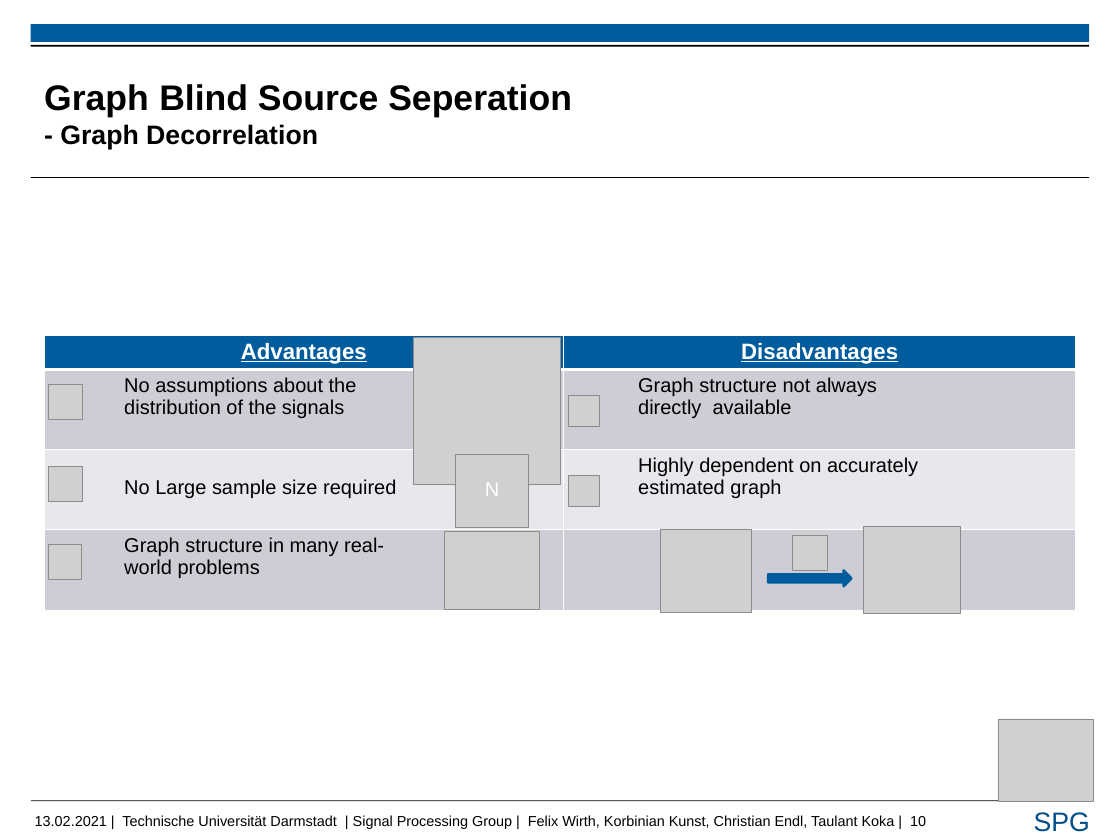
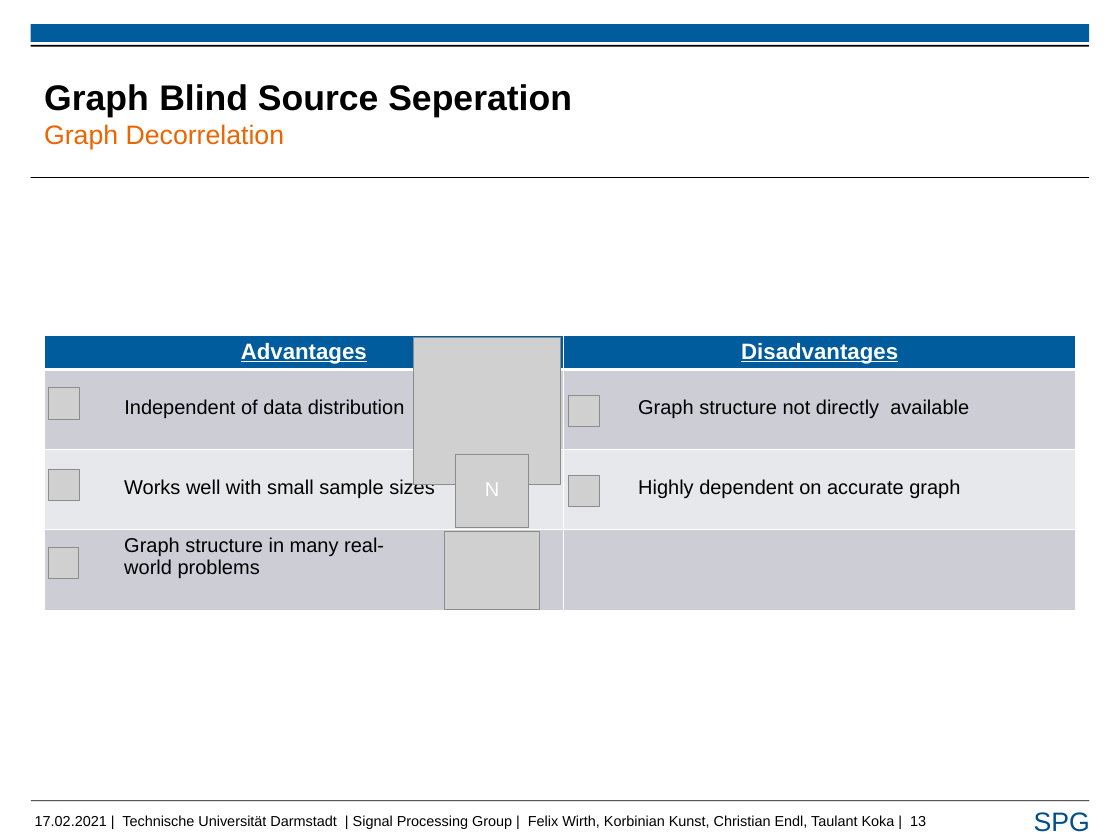
Before and after one commit to FelixUniDa/EEG-Project, a slide deck: slide 13 of Presentation/Taulant_pres_rsp.pptx (slide 10 before the commit). Drawn at 1120x840 pixels with LibreOffice and Linux fonts; fonts in the diff are those of the drawing; grey boxes stand for pictures; background and template pictures are left out. Boxes give left, top, right and bottom in pixels: in the first picture for what was removed or moved away, otherwise in the second. Text is boxed around its words. In the diff, an @@ line names an element or a change of style, - is before the commit and + after.

```diff
--- a/Presentation/Taulant_pres_rsp.pptx
+++ b/Presentation/Taulant_pres_rsp.pptx
@@ title at bbox=[44, 84, 572, 149]: text changed @@
-Graph Blind Source Seperation
-- Graph Decorrelation
+Graph Blind Source Seperation
+Graph Decorrelation
@@ table at bbox=[44, 335, 1075, 610] @@
-row 2, column 1: No assumptions about the / distribution of the signals
+row 2, column 1: Independent of data distribution
-row 2, column 2: Graph structure not always / directly available
+row 2, column 2: Graph structure not directly available
-row 3, column 1: No Large sample size required
+row 3, column 1: Works well with small sample sizes
-row 3, column 2: Highly dependent on accurately / estimated graph
+row 3, column 2: Highly dependent on accurate graph
@@ picture removed at bbox=[661, 530, 752, 613] @@
@@ picture removed at bbox=[793, 536, 827, 570] @@
@@ picture removed at bbox=[863, 526, 961, 614] @@
@@ picture: place and size @@
-picture at bbox=[48, 544, 82, 579]
+picture at bbox=[48, 547, 78, 578]
@@ right arrow removed at bbox=[768, 570, 852, 586] @@
@@ picture removed at bbox=[998, 719, 1094, 802] @@
@@ text at bbox=[35, 815, 926, 829]: text changed @@
-13.02.2021 | Technische Universität Darmstadt | Signal Processing Group | Felix Wirth, Korbinian Kunst, Christian Endl, Taulant Koka | 10
+17.02.2021 | Technische Universität Darmstadt | Signal Processing Group | Felix Wirth, Korbinian Kunst, Christian Endl, Taulant Koka | 13
```
Also in this commit, not shown: 11 other slides changed, 4 slides added.
